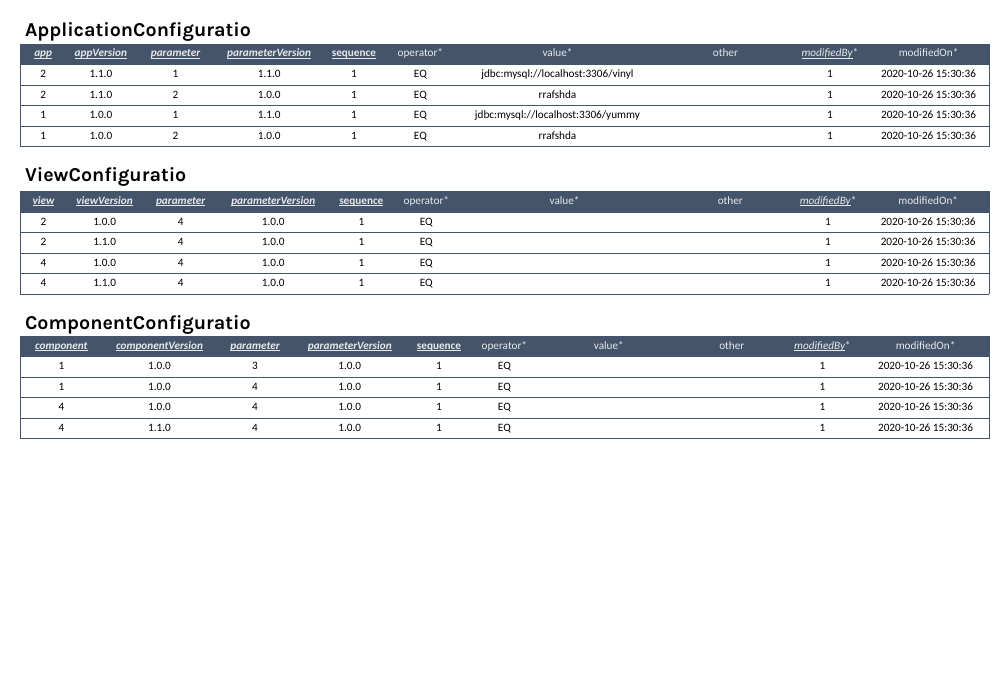
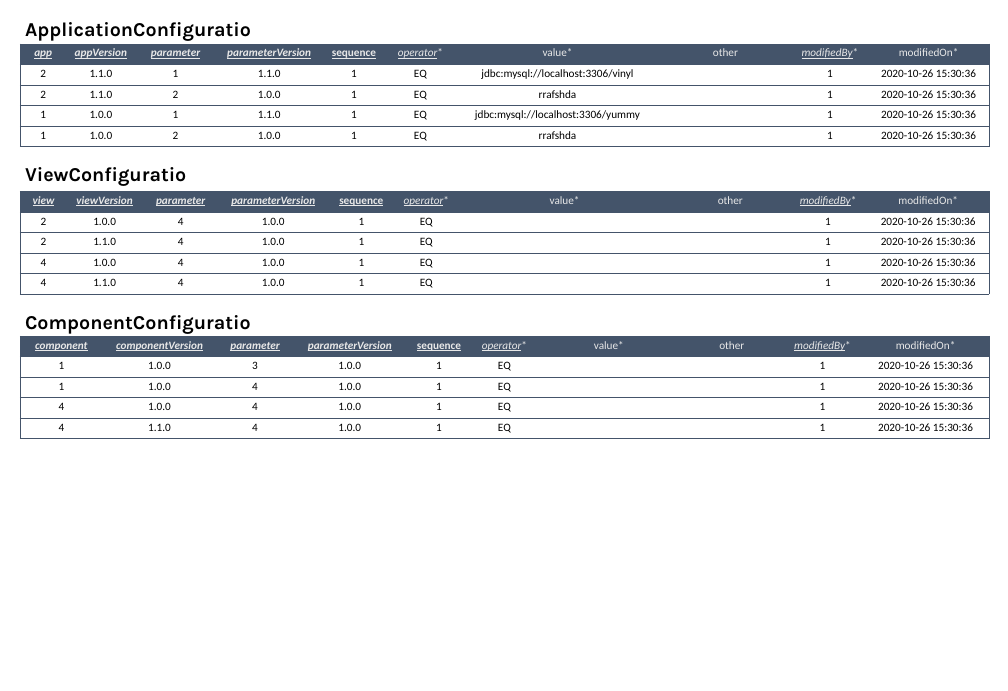
Before and after one commit to DonColon/appman-api-spec, a slide deck: slide 10 of docs/Appman - Data Model.pptx. Drawn at 1008x691 pixels with LibreOffice and Linux fonts; fonts in the diff are those of the drawing. Boxes give left, top, right and bottom in pixels: in the first picture for what was removed or moved away, otherwise in the second. Text is boxed around its words. In the diff, an @@ line names an element or a change of style, - is before the commit and + after.

Commit message:
Created operator table

```diff
--- a/docs/Appman - Data Model.pptx
+++ b/docs/Appman - Data Model.pptx
@@ table at <box>20,43,990,146</box> @@
@@ italic on, underline on in "operator*" @@
@@ table at <box>20,191,989,294</box> @@
@@ italic on, underline on in "operator*" @@
@@ table at <box>20,336,989,439</box> @@
@@ italic on, underline on in "operator*" @@
```
Also in this commit, not shown: 3 other slides changed, 6 other files.
